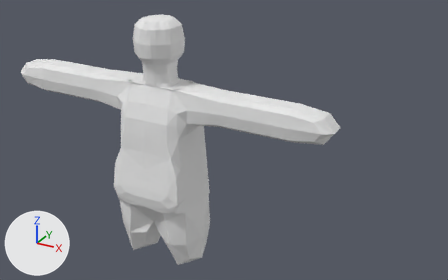
The Blender file Assets/Models/Player.blend: old version first, new version second.
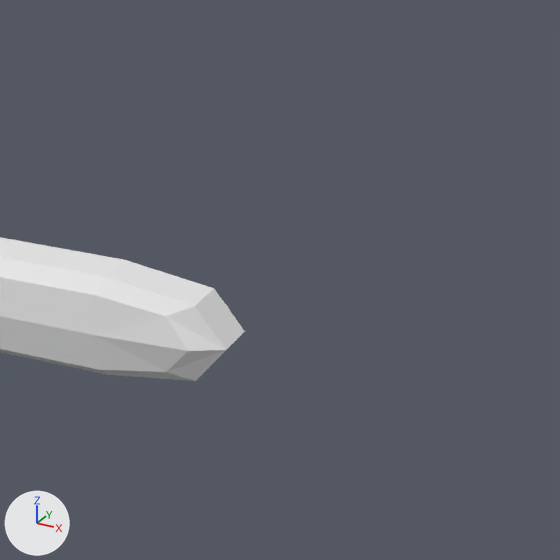
Old and new are each drawn whole from a camera (50 mm lens) standing at (1.8, -14.8, 8.29) and looking at (-4.41, -3.5, 2.64) and again close up on the part from 57% to 100% of the width and 5% to 73% of the height. Lighting does not change. The marker at lower left points along +X, +Y and +Z.

Before the edit, the objects in view are built like this:
```python
me_cube_003 = bpy.data.meshes.new('Cube.003')
me_cube_003.from_pydata(...)  # 103 vertices, 66 faces; spans x 2.07..3.58, y -0.48..0.46, z 0.32..0.7
me_cube_003.materials.append(mat_material)  # white #e7e7e7
ob_sword = bpy.data.objects.new('Sword', me_cube_003)
ob_sword.location = (-4.849, -5.231, 3.319)
ob_sword.scale = (1.01, 0.735, 1.64)
```
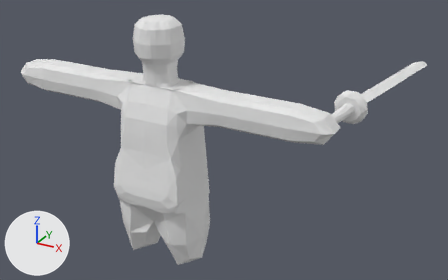
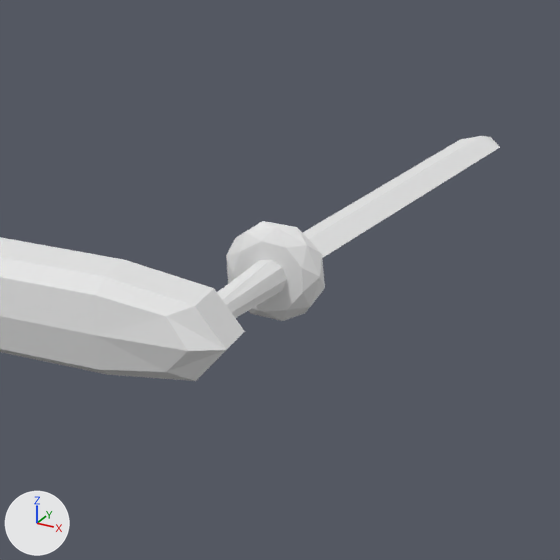
The change in detail:
me_cube_003 is used by ob_sword; location (-4.849, -5.231, 3.319); scale (1.01, 0.735, 1.64).
me_cube_003 had 103 vertices, 66 faces and spanned x 2.07..3.58, y -0.48..0.46, z 0.32..0.7.
me_cube_003 now has 203 vertices, 176 faces, 4 loose edges and spans x 2.07..4.12, y -0.48..6.26, z 0.32..0.78.
Part 1, on me_cube_003:
1 face is deleted.
100 vertices are added at x 3.11..4.12, y 1.22..6.26, z 0.32..0.78.
4 loose edges are added.
111 new faces join them.

Pixel boxes (x1, y1, x2, y2) of what changed, in the close-ups (560 x 560 px):
'Sword', reshaped: before (0, 240, 244, 381); after (0, 136, 500, 381)
part 1 of me_cube_003, built on: after (217, 136, 500, 321)
